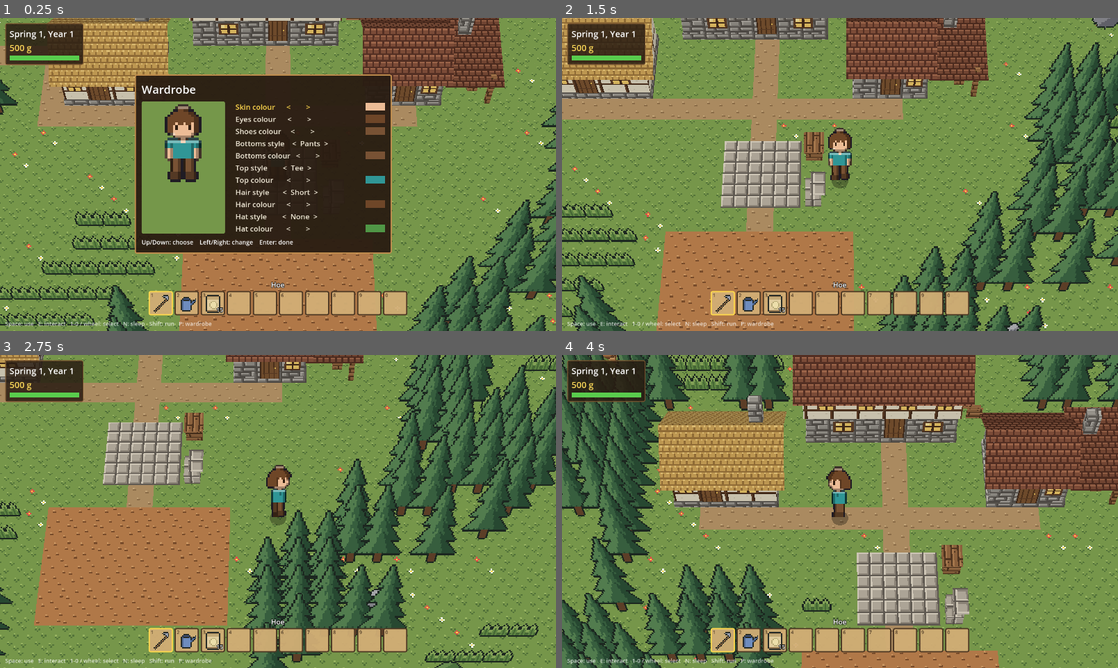
Above: before the commit, frames 1-4 (two rows, left to right).
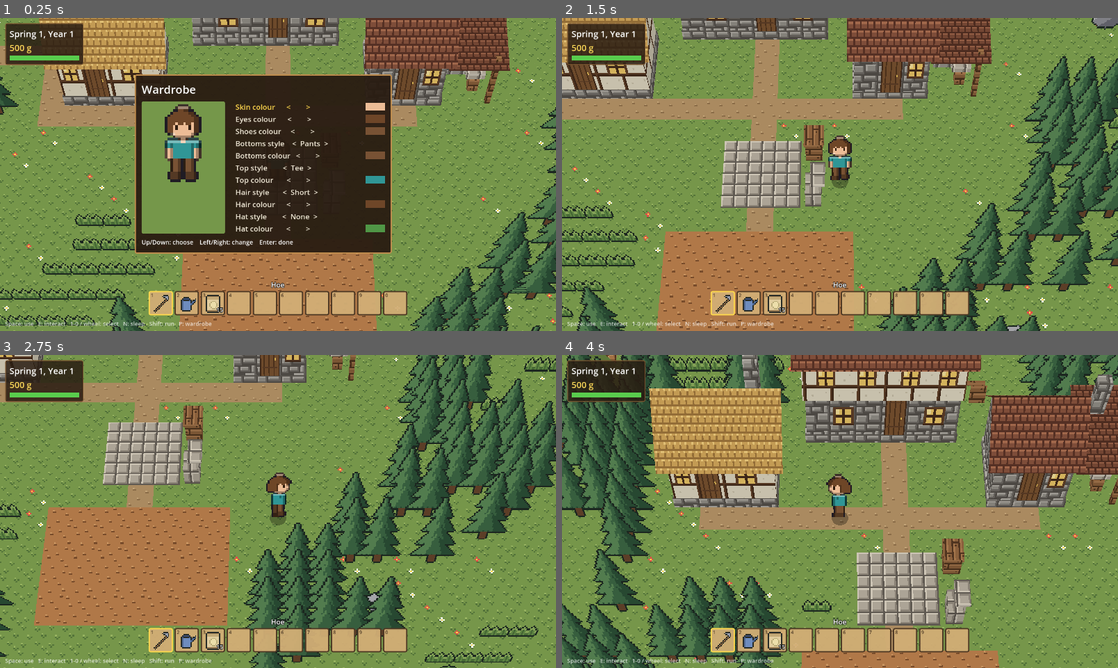
Above: after the commit, the same moments.

Repository: grimechristopher/procedural-game
Game: Godot game, scene res://scenes/main.tscn
Same seed, same stepped clock (60 frames per second), same inputs: the game is played once before the commit and once after it.
Inputs (mouse positions are in pixels of both pictures, inside the frame that each line leads up to):
- Up to frame 1 (0.25 s): no input
- Up to frame 2 (1.5 s): tap Enter (ui_accept) at 0.5, 0.77 s; move the mouse to (962, 158) at 0.52 s; hold D (move_right) 0.53-1.28 s; hold Mouse wheel down (hotbar_next) 0.53-1.28 s; click (962, 158) at 0.67 s; move the mouse to (728, 190) at 1.27 s; hold S (move_down) from 1.28 s (still down); tap Mouse wheel up (hotbar_prev) at 1.35 s
- Up to frame 3 (2.75 s): tap Enter (ui_accept) at 1.52 s; move the mouse to (333, 442) at 2.02 s; release S (move_down) at 2.03 s; hold D (move_right) from 2.03 s (still down); hold E (interact) from 2.03 s (still down)
- Up to frame 4 (4 s): move the mouse to (812, 574) at 2.77 s; release D (move_right) at 2.78 s; release E (interact) at 2.78 s; hold W (move_up) 2.78-3.53 s; tap R (regenerate) at 2.85 s; click (812, 574) at 2.92 s; tap Enter (ui_accept) at 3.02, 3.77 s; move the mouse to (1006, 558) at 3.52 s; hold A (move_left) from 3.53 s (still down); hold Shift (run) from 3.53 s (still down)

The runs differ from the first frame. In frame 1, 13% of the frame differs, in the area x 0-100%, y 0-100%; in frame 2, 16%; in frame 3, 13%; in frame 4, 29%.

Commit message:
Scale the world so a one-block cliff shows as one tile
Blocks are now tan(59 deg) = 1.67 units tall and sprites are stretched by
the same factor, so every texel (ground, cliff face, sprite) looks the same
size from the HGSS camera. A cliff tier reads as one tile and the player as
just under two tiles tall.

Co-Authored-By: Claude Opus 5.5 <noreply@anthropic.com>
Claude-Session: https://claude.ai/code/session_01QBAyNdiLYtBbpQzeaWaTYf

Diff:
--- a/scripts/player.gd
+++ b/scripts/player.gd
@@ -121,7 +121,7 @@
 		return false
 	_hold = 0.0
 	_from = world.cell_to_world(cell, layer)
-	_mid_y = world.crossing_height(cell, layer, dir)
+	_mid_y = world.crossing_height(cell, layer, dir) * world.cell_size.y
 	_left_foot = not _left_foot
 	cell += dir
 	layer = next_layer
--- a/scripts/world.gd
+++ b/scripts/world.gd
@@ -60,12 +60,16 @@
 ## Prop tiles, in the order of their sprites in assets/props.png.
 const PROP_SPRITES := [Tile.TREE, Tile.SNOW_TREE, Tile.BOULDER, Tile.BUSH, Tile.TALL_GRASS]
 const PROP_SPRITE_SIZE := Vector2i(32, 48)
-## Sprites (props, crops, the player) stand upright and are stretched
-## vertically by 1 / cos(pitch), so from the fixed camera they look as if
-## they faced it square on, without leaning into the cell behind them.
 ## The pitch is HGSS's and Platinum's field camera (see FollowCamera).
 const CAMERA_PITCH_DEGREES := 59.05
-const SPRITE_STRETCH := 1.0 / cos(deg_to_rad(CAMERA_PITCH_DEGREES))
+## Everything is scaled so a texel looks the same size on screen wherever it
+## is: a block is tan(pitch) tall, so its 16-texel face looks exactly as tall
+## as a ground tile looks deep (a one-block cliff reads as one tile, as in
+## Pokemon). Models are built a unit tall and stretched to this height.
+const BLOCK_HEIGHT := tan(deg_to_rad(CAMERA_PITCH_DEGREES))
+## Sprites (props, crops, the player) stand upright and are stretched by
+## the same factor, so their texels match the ground's too.
+const SPRITE_STRETCH := BLOCK_HEIGHT
 
 ## Gameplay tags per tile. Systems like farming ask what a cell is tagged
 ## with (cell_tags / has_tag) rather than checking for particular tiles.
@@ -134,7 +138,7 @@
 
 
 func _ready() -> void:
-	cell_size = Vector3.ONE
+	cell_size = Vector3(1, BLOCK_HEIGHT, 1)
 	cell_center_y = false
 	mesh_library = _build_mesh_library()
 	_building_meshes = Node3D.new()
@@ -1178,6 +1182,8 @@
 		else:
 			tex = skin.top if n.y > 0.99 else (skin.slope if n.y > 0.1 else (Tex.DIRT if n.y < -0.5 else skin.side))
 		var uvs: Array = face[3] if face.size() > 3 else []
+		# Stretching y to BLOCK_HEIGHT tilts slope normals toward horizontal.
+		var shade_n := Vector3(n.x, n.y / BLOCK_HEIGHT, n.z).normalized()
 		for i in range(1, pts.size() - 1):
 			var corners := [0, i, i + 1]
 			# Godot treats clockwise as front-facing.
@@ -1185,10 +1191,10 @@
 				corners = [0, i + 1, i]
 			for k in corners:
 				var v: Vector3 = pts[k]
-				st.set_normal(n)
+				st.set_normal(shade_n)
 				st.set_uv(Vector2(tex % TEX_COLS, tex / TEX_COLS))
 				st.set_uv2(uvs[k] if not uvs.is_empty() else _face_uv(v, n, top_y))
-				st.add_vertex(v)
+				st.add_vertex(Vector3(v.x, v.y * BLOCK_HEIGHT, v.z))
 	st.set_material(mat)
 	return st.commit(into)
 
Not shown, changed: documentation/art/README.md
